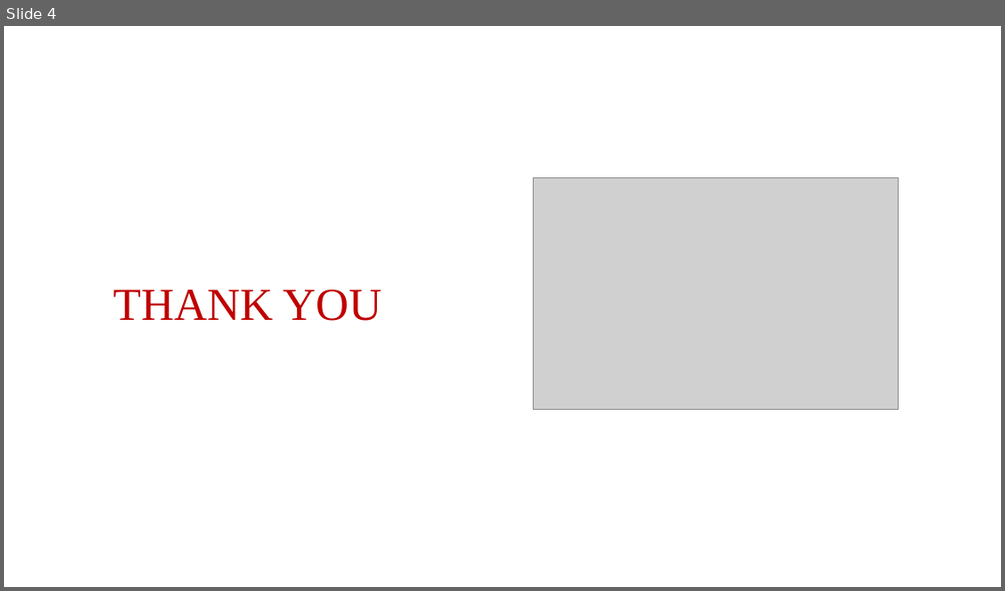
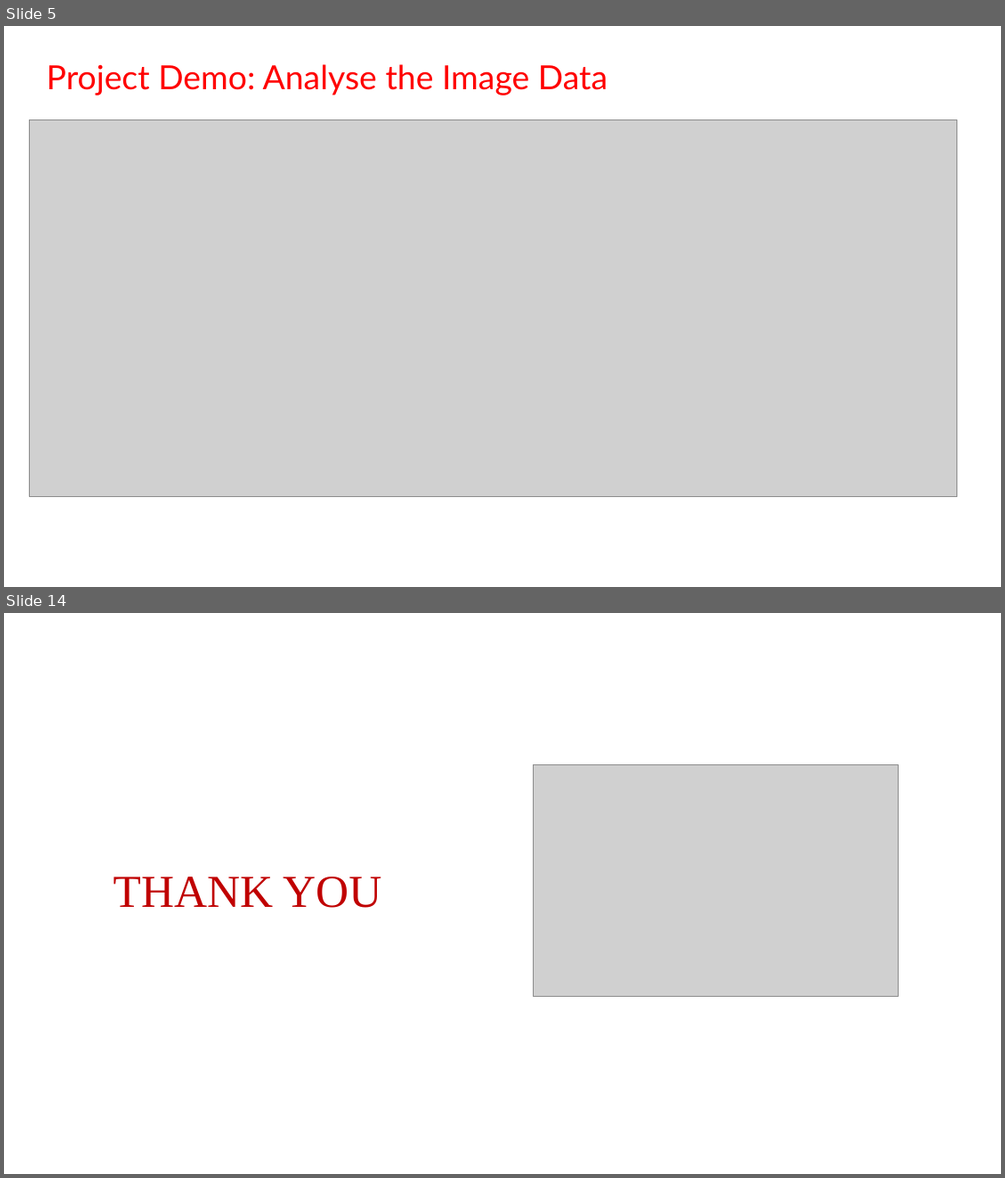
Before and after one commit to VijayShinde1996/AI_Powered_Assistant_Visually_Impaired_Individuals, a slide deck: Innomatics_Project_Report.pptx. Shown one above the other, each under a label of ours: slide 4 before the commit, slides 5 and 14 after it; the slides between them are not shown. The pictures are 1005x591 and 1005x1178 pixels, drawn with LibreOffice and Linux fonts; fonts in the diff are those of the drawing; grey boxes stand for pictures; background and template pictures are left out. Boxes give left, top, right and bottom in pixels: in the first picture for what was removed or moved away, otherwise in the second. Text is boxed around its words. In the diff, an @@ line names an element or a change of style, - is before the commit and + after.

```diff
--- a/Innomatics_Project_Report.pptx
+++ b/Innomatics_Project_Report.pptx
@@ slide 5 added at box(4, 26, 1001, 587), background #FFFFFF @@
@@ text added at box(47, 64, 607, 95), 32 pt, text #FF0000 @@
+Project Demo: Analyse the Image Data
@@ picture added at box(29, 119, 957, 496) @@
@@ what was slide 4 is now slide 14 @@
```
Also in this commit, not shown: 12 other slides added, 3 slides removed, 4 other files.
